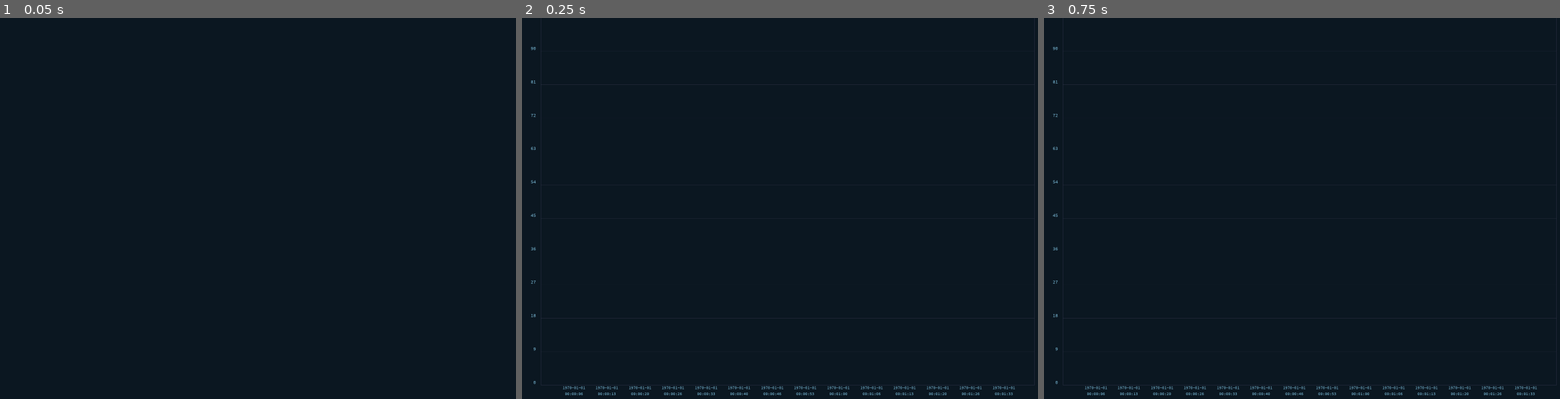
Above: before the commit, frames 1-3 (left to right).
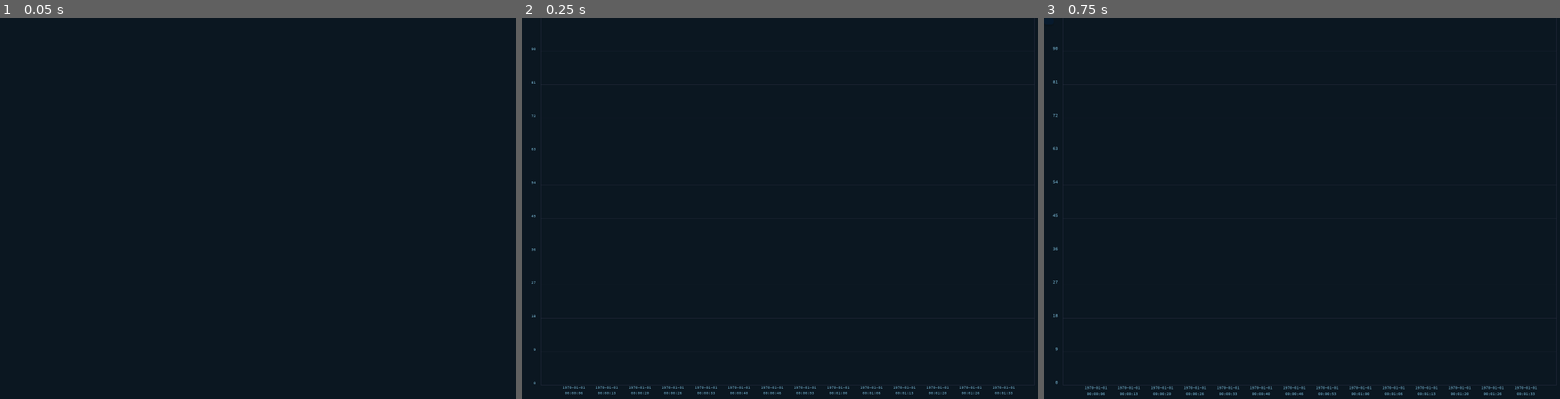
Above: after the commit, the same moments.

Repository: someengineering/resoto-ui
Game: Godot game, scene res://components/dashboard/widget_chart/widget_chart.tscn
The game is run twice, just before and just after one commit, with the same random seed, the same clock (stepped at 60 frames per second) and the same inputs. This scene is started directly instead of the project's main scene.
Inputs (mouse positions are in pixels of both pictures, inside the frame that each line leads up to):
- Up to frame 1 (0.05 s): no input
- Up to frame 2 (0.25 s): no input
- Up to frame 3 (0.75 s): tap Enter at 0.5 s; move the mouse to (1415, 193) at 0.52 s; hold Right from 0.53 s (still down); tap 1 at 0.6 s; click (1415, 193) at 0.67 s

Frame 1 is identical in both runs. In frame 2, 0.4% of the frame differs, in the area x 1-96%, y 7-99%; in frame 3, less than 0.1%.

Commit message:
Fixed a visual glitch, added smoother size recalculation effect.

Diff:
--- a/src/assets/theme/dark_theme.tres
+++ b/src/assets/theme/dark_theme.tres
@@ -314,6 +314,20 @@
 font_data = ExtResource( 15 )
 
 [sub_resource type="StyleBoxEmpty" id=36]
+
+[sub_resource type="StyleBoxFlat" id=73]
+content_margin_left = 15.0
+content_margin_right = 15.0
+content_margin_top = 10.0
+content_margin_bottom = 10.0
+bg_color = Color( 0.0392157, 0.145098, 0.247059, 0.941176 )
+corner_radius_top_left = 8
+corner_radius_top_right = 8
+corner_radius_bottom_right = 8
+corner_radius_bottom_left = 8
+shadow_color = Color( 0, 0, 0, 0.117647 )
+shadow_size = 3
+shadow_offset = Vector2( 0, 5 )
 
 [sub_resource type="StyleBoxFlat" id=38]
 content_margin_left = 12.0
@@ -578,6 +592,8 @@
 OptionButton/icons/arrow = ExtResource( 13 )
 Panel/styles/panel = SubResource( 36 )
 PanelContainer/styles/panel = SubResource( 21 )
+PanelPopup/base_type = "PanelContainer"
+PanelPopup/styles/panel = SubResource( 73 )
 PopupMenu/icons/checked = ExtResource( 2 )
 PopupMenu/icons/radio_checked = ExtResource( 11 )
 PopupMenu/icons/radio_unchecked = ExtResource( 10 )
--- a/src/components/dashboard/widget_chart/widget_chart.gd
+++ b/src/components/dashboard/widget_chart/widget_chart.gd
@@ -16,6 +16,7 @@
 var mouse_on_graph := false
 
 var is_dirty:= false
+var blur_image_active:= false
 var force_update_graph_area:= false
 var dirty_timer:= 0.0
 
@@ -41,6 +42,8 @@
 onready var grid := $Viewport/GridContainer/Grid
 onready var legend_pos := $Grid/LegendPosition
 onready var viewport := $Viewport
+onready var update_blur := $UpdateBlur
+onready var update_tween := $UpdateTween
 
 
 func _ready() -> void:
@@ -84,9 +87,12 @@
 				stacked = closest_point.y
 			line.show_indicator(transform_point(closest_point, ratio))
 
+		var child_count = legend_container.get_child_count()
+		legend.visible = child_count > 0
+
 		# Sort labels
-		for i in legend_container.get_child_count():
-			for j in range(i+1, legend_container.get_child_count()):
+		for i in child_count:
+			for j in range(i+1, child_count):
 				if legend_container.get_child(i).get_meta("value") < legend_container.get_child(j).get_meta("value"):
 					var label = legend_container.get_child(i)
 					legend_container.move_child(legend_container.get_child(j), i)
@@ -267,21 +273,47 @@
 	legend_pos.rect_size = graph_area.rect_size
 	force_update_graph_area = false
 	is_dirty = false
+	blur_image_active = false
 	dirty_timer = 0.0
-	yield(VisualServer, "frame_post_draw")
-	viewport.render_target_update_mode = Viewport.UPDATE_ONCE
-	viewport.render_target_clear_mode = Viewport.CLEAR_MODE_ONLY_NEXT_FRAME
+	update_tween.interpolate_property(update_blur.material, "shader_param/lod", 4, 0, 0.5, Tween.TRANS_EXPO, Tween.EASE_OUT, 0.1)
+	update_tween.interpolate_property(update_blur, "modulate:a", 1, 0, 0.5, Tween.TRANS_EXPO, Tween.EASE_OUT, 0.1)
+	update_tween.start()
+	set_viewport_mode(false)
 	show()
 
 
+func set_viewport_mode(_update:bool):
+	if _update:
+		viewport.render_target_update_mode = Viewport.UPDATE_ALWAYS
+		viewport.render_target_clear_mode = Viewport.CLEAR_MODE_ALWAYS
+	else:
+		viewport.render_target_update_mode = Viewport.UPDATE_ONCE
+		viewport.render_target_clear_mode = Viewport.CLEAR_MODE_ONLY_NEXT_FRAME
+
+
 func complete_update(_force_update_graph_area:bool=false):
+	set_viewport_mode(true)
 	dirty_timer = 0.0
 	if _force_update_graph_area:
 		force_update_graph_area = true
 	is_dirty = true
 
-	viewport.render_target_update_mode = Viewport.UPDATE_DISABLED
-	viewport.render_target_clear_mode = Viewport.CLEAR_MODE_NEVER
+
+func _on_Chart_resized():
+	if not viewport:
+		return
+	if not blur_image_active:
+		blur_image_active = true
+		var img:Image = viewport.get_texture().get_data()
+		yield(get_tree(), "idle_frame")
+		yield(get_tree(), "idle_frame")
+		var tex:ImageTexture = ImageTexture.new()
+		tex.create_from_image(img)
+		update_blur.texture = tex
+		update_blur.show()
+		update_tween.interpolate_property(update_blur.material, "shader_param/lod", 0, 4, 0.5, Tween.TRANS_EXPO, Tween.EASE_OUT)
+		update_tween.interpolate_property(update_blur, "modulate:a", 0, 1, 0.5, Tween.TRANS_EXPO, Tween.EASE_OUT)
+		update_tween.start()
 
 
 func _process(_delta : float) -> void:
@@ -342,8 +374,7 @@
 	for line in graph_area.get_children():
 		line.indicator.visible = true
 	mouse_on_graph = true
-	viewport.render_target_update_mode = Viewport.UPDATE_WHEN_VISIBLE
-	viewport.render_target_clear_mode = Viewport.CLEAR_MODE_ALWAYS
+	set_viewport_mode(true)
 	yield(VisualServer,"frame_post_draw")
 	legend.visible = true
 
@@ -353,8 +384,7 @@
 		line.indicator.visible = false
 	legend.visible = false
 	mouse_on_graph = false
-	viewport.render_target_update_mode = Viewport.UPDATE_ONCE
-	viewport.render_target_clear_mode = Viewport.CLEAR_MODE_ONLY_NEXT_FRAME
+	set_viewport_mode(false)
 
 
 func transform_point(point : Vector2, ratio : Vector2) -> Vector2:
--- a/src/components/dashboard/widget_chart/widget_chart.tscn
+++ b/src/components/dashboard/widget_chart/widget_chart.tscn
@@ -1,7 +1,15 @@
-[gd_scene load_steps=6 format=2]
+[gd_scene load_steps=8 format=2]
 
 [ext_resource path="res://components/dashboard/widget_chart/widget_chart.gd" type="Script" id=1]
-[ext_resource path="res://assets/theme/dark_theme.tres" type="Theme" id=2]
+
+[sub_resource type="StyleBoxFlat" id=10]
+content_margin_left = 0.0
+content_margin_right = 0.0
+content_margin_top = 0.0
+content_margin_bottom = 0.0
+bg_color = Color( 1, 1, 1, 1 )
+corner_radius_bottom_right = 4
+corner_radius_bottom_left = 4
 
 [sub_resource type="Shader" id=5]
 code = "shader_type canvas_item;
@@ -33,6 +41,20 @@
 flags = 4
 viewport_path = NodePath("Viewport")
 
+[sub_resource type="Shader" id=11]
+code = "shader_type canvas_item;
+
+uniform float lod: hint_range(0.0, 5) = 0.0;
+
+void fragment(){
+	vec4 color = texture(TEXTURE, UV, lod);
+	COLOR = color;
+}"
+
+[sub_resource type="ShaderMaterial" id=12]
+shader = SubResource( 11 )
+shader_param/lod = 0.0
+
 [node name="Chart" type="Control"]
 anchor_right = 1.0
 anchor_bottom = 1.0
@@ -45,15 +67,18 @@
 x_range = 100.0
 divisions = Vector2( 4, 8 )
 
-[node name="ColorRect" type="ColorRect" parent="."]
+[node name="Background" type="Panel" parent="."]
+self_modulate = Color( 0.0392157, 0.145098, 0.247059, 1 )
 anchor_right = 1.0
 anchor_bottom = 1.0
-color = Color( 0.0941176, 0.0941176, 0.0941176, 1 )
+custom_styles/panel = SubResource( 10 )
 
 [node name="Viewport" type="Viewport" parent="."]
-size = Vector2( 1859, 1003 )
+size = Vector2( 50, 50 )
+hdr = false
 usage = 0
 render_target_v_flip = true
+render_target_update_mode = 3
 
 [node name="GridContainer" type="Control" parent="Viewport"]
 anchor_right = 1.0
@@ -118,23 +143,34 @@
 margin_right = 56.0
 margin_bottom = -3.0
 
+[node name="UpdateBlur" type="TextureRect" parent="."]
+material = SubResource( 12 )
+anchor_right = 1.0
+anchor_bottom = 1.0
+mouse_filter = 2
+size_flags_horizontal = 3
+size_flags_vertical = 3
+expand = true
+
 [node name="CanvasLayer" type="CanvasLayer" parent="."]
 
 [node name="PopupLegend" type="PanelContainer" parent="CanvasLayer"]
-visible = false
-self_modulate = Color( 1, 1, 1, 0.717647 )
+self_modulate = Color( 0.737255, 0.737255, 0.737255, 1 )
 margin_right = 14.0
 margin_bottom = 14.0
 mouse_filter = 2
-theme = ExtResource( 2 )
+theme_type_variation = "PanelPopup"
 
 [node name="VBoxContainer" type="VBoxContainer" parent="CanvasLayer/PopupLegend"]
-margin_left = 5.0
-margin_top = 5.0
-margin_right = 9.0
-margin_bottom = 5.0
+margin_left = 15.0
+margin_top = 10.0
+margin_right = 15.0
+margin_bottom = 10.0
 mouse_filter = 2
 size_flags_vertical = 0
 
+[node name="UpdateTween" type="Tween" parent="."]
+
+[connection signal="resized" from="." to="." method="_on_Chart_resized"]
 [connection signal="mouse_entered" from="Grid/LegendPosition" to="." method="_on_Grid_mouse_entered"]
 [connection signal="mouse_exited" from="Grid/LegendPosition" to="." method="_on_Grid_mouse_exited"]
--- a/src/components/shared/custom_bb_hint_tooltip.tscn
+++ b/src/components/shared/custom_bb_hint_tooltip.tscn
@@ -1,22 +1,8 @@
-[gd_scene load_steps=8 format=2]
+[gd_scene load_steps=7 format=2]
 
 [ext_resource path="res://assets/theme/Barlow-Regular.ttf" type="DynamicFontData" id=1]
 [ext_resource path="res://assets/theme/SourceCodePro-Medium.ttf" type="DynamicFontData" id=2]
 [ext_resource path="res://assets/theme/Barlow-Bold.ttf" type="DynamicFontData" id=3]
-
-[sub_resource type="StyleBoxFlat" id=1]
-content_margin_left = 15.0
-content_margin_right = 15.0
-content_margin_top = 10.0
-content_margin_bottom = 10.0
-bg_color = Color( 0.0392157, 0.145098, 0.247059, 0.941176 )
-corner_radius_top_left = 8
-corner_radius_top_right = 8
-corner_radius_bottom_right = 8
-corner_radius_bottom_left = 8
-shadow_color = Color( 0, 0, 0, 0.117647 )
-shadow_size = 3
-shadow_offset = Vector2( 0, 5 )
 
 [sub_resource type="DynamicFont" id=2]
 size = 15
@@ -39,7 +25,7 @@
 [node name="Hint" type="PanelContainer"]
 margin_right = 20.0
 margin_bottom = 20.0
-custom_styles/panel = SubResource( 1 )
+theme_type_variation = "PanelPopup"
 
 [node name="Text" type="RichTextLabel" parent="."]
 margin_left = 15.0
Not shown: 1 places in src/assets/theme/dark_theme.tres that only renumber resources
Not shown: 2 places in src/components/dashboard/widget_indicator/widget_indicator.tscn that only renumber resources
